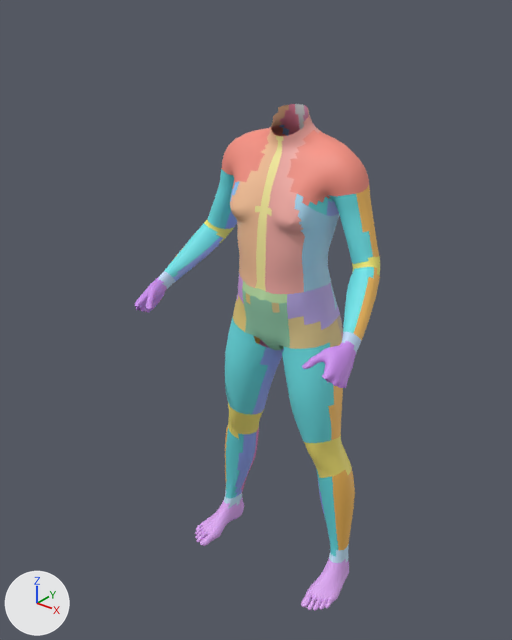
A saved change to the glTF model public/models/interaction/neutro_body_v1_body_interaction.glb.
Rendered twice from a 50 mm camera at (1.151, -1.485, 1.856) aimed at (-0.042, 0.006, 0.931). Arrows for +X, +Y and +Z are at lower left; the lights stay in place. The first picture is the older version. Vertices at exactly the same position are counted once.

Names of what the first picture shows: 'zone_left_chest', 'zone_left_flank', 'zone_left_foot', 'zone_left_hand', 'zone_left_ribs', 'zone_left_shoulder', 'zone_left_thigh_front', 'zone_left_upper_arm_front', 'zone_lower_abdomen', 'zone_right_chest', 'zone_right_hand', 'zone_right_shoulder', 'zone_right_thigh_front' and 35 more.
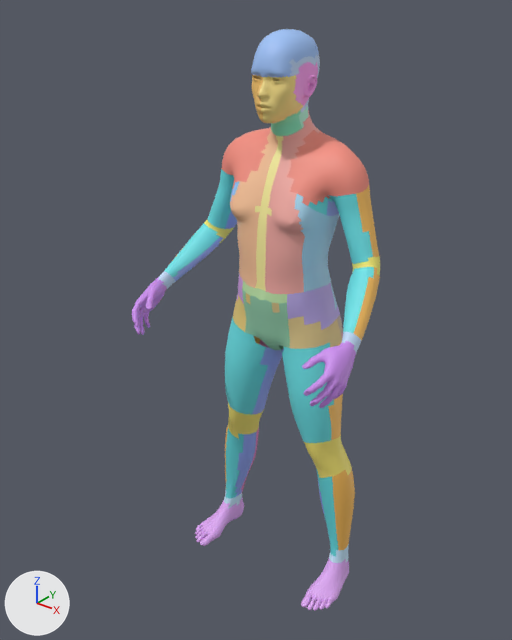
Not visible in the pictures: 'zone_head_back'.

Patch to the scene script:
```diff
--- a/public/models/interaction/neutro_body_v1_body_interaction.glb.py
+++ b/public/models/interaction/neutro_body_v1_body_interaction.glb.py
@@ me_zone_right_hand @@
-me_zone_right_hand.from_pydata(...)  # 537 vertices, 994 faces; spans x -0.3686..-0.2719, y -0.2088..-0.0785, z 0.9153..1.0274
+me_zone_right_hand.from_pydata(...)  # 1606 vertices, 3186 faces; spans x -0.3686..-0.2719, y -0.2349..-0.0785, z 0.8691..1.0274
+# me_zone_right_hand part 1: 1069 vertices added at x -0.3649..-0.2998, y -0.2349..-0.1376, z 0.8691..0.9672
 me_zone_right_hand.materials.append(mat_debug_right_hand)
@@ me_zone_left_hand @@
-me_zone_left_hand.from_pydata(...)  # 538 vertices, 996 faces; spans x 0.2719..0.3686, y -0.2088..-0.0785, z 0.9153..1.0274
+me_zone_left_hand.from_pydata(...)  # 1607 vertices, 3188 faces; spans x 0.2719..0.3686, y -0.2349..-0.0785, z 0.8691..1.0274
+# me_zone_left_hand part 2: 1069 vertices added at x 0.2998..0.3649, y -0.2349..-0.1376, z 0.8691..0.9672
 me_zone_left_hand.materials.append(mat_debug_left_hand)
@@ ob_zone_left_ear @@
+ob_zone_left_ear = bpy.data.objects.new('zone_left_ear', me_base_023)  # 456 vertices, 868 faces; spans x 0.0457..0.0863, y 0.0238..0.1383, z 1.5482..1.66; in mat_debug_left_ear (pink #f9a0ed)
+ob_zone_left_ear.location = (0.0, 0.0, 0.0)
@@ ob_zone_head_left_side @@
+ob_zone_head_left_side = bpy.data.objects.new('zone_head_left_side', me_base_019)  # 102 vertices, 114 faces; spans x 0.0132..0.0724, y 0.0126..0.1533, z 1.5328..1.6776; in mat_debug_head_left_side (blue #c4daf9)
+ob_zone_head_left_side.location = (0.0, 0.0, 0.0)
@@ ob_zone_head_back @@
+ob_zone_head_back = bpy.data.objects.new('zone_head_back', me_base_017)  # 119 vertices, 192 faces; spans x -0.0588..0.0588, y 0.1345..0.1783, z 1.5548..1.6926; in mat_debug_head_back (blue #89a0ed)
+ob_zone_head_back.location = (0.0, 0.0, 0.0)
@@ ob_zone_head_top @@
+ob_zone_head_top = bpy.data.objects.new('zone_head_top', me_base_015)  # 564 vertices, 940 faces; spans x -0.071..0.071, y -0.02..0.173, z 1.628..1.734; in mat_debug_head_top (blue #a0c4f9)
+ob_zone_head_top.location = (0.0, 0.0, 0.0)
@@ ob_zone_face_right @@
+ob_zone_face_right = bpy.data.objects.new('zone_face_right', me_base_013)  # 1357 vertices, 2522 faces; spans x -0.0658..0.0194, y -0.0366..0.0814, z 1.511..1.6344; in mat_debug_face_right (orange #f3c46c)
+ob_zone_face_right.location = (0.0, 0.0, 0.0)
@@ ob_zone_face_left @@
+ob_zone_face_left = bpy.data.objects.new('zone_face_left', me_base_011)  # 1321 vertices, 2458 faces; spans x 0.0..0.0658, y -0.0366..0.0814, z 1.511..1.6344; in mat_debug_face_left (yellow #f9e189)
+ob_zone_face_left.location = (0.0, 0.0, 0.0)
@@ ob_zone_neck_left @@
+ob_zone_neck_left = bpy.data.objects.new('zone_neck_left', me_base_007)  # 25 vertices, 24 faces; spans x 0.0226..0.0528, y 0.0717..0.1387, z 1.4928..1.5557; in mat_debug_neck_left (green #b3f3da)
+ob_zone_neck_left.location = (0.0, 0.0, 0.0)
@@ ob_zone_neck_front @@
+ob_zone_neck_front = bpy.data.objects.new('zone_neck_front', me_base_003)  # 149 vertices, 236 faces; spans x -0.0519..0.0519, y 0.0086..0.0849, z 1.4711..1.5428; in mat_debug_neck_front (green #89edc4)
+ob_zone_neck_front.location = (0.0, 0.0, 0.0)
```

Pixel boxes (x1, y1, x2, y2) of what changed, in the pictures (512 x 640 px):
'zone_head_top', added (blue)
    after: (251, 29, 319, 78)
'zone_left_hand', reshaped (42% taller)
    before: (302, 341, 356, 388)
    after: (302, 341, 356, 408)
'zone_face_left', added (yellow)
    after: (259, 75, 303, 123)
'zone_right_hand', reshaped (59% taller)
    before: (134, 277, 167, 313)
    after: (132, 277, 167, 335)
'zone_left_ear', added (pink)
    after: (293, 62, 318, 106)
'zone_neck_front', added (green)
    after: (271, 110, 302, 136)
'zone_face_right', added
    after: (251, 74, 265, 123)
'zone_head_left_side', added
    after: (289, 54, 320, 113)
'zone_neck_left', added
    after: (299, 105, 309, 128)
part 1 of me_zone_right_hand, added
    after: (132, 306, 150, 335)
part 2 of me_zone_left_hand, added (purple)
    after: (304, 376, 345, 408)
